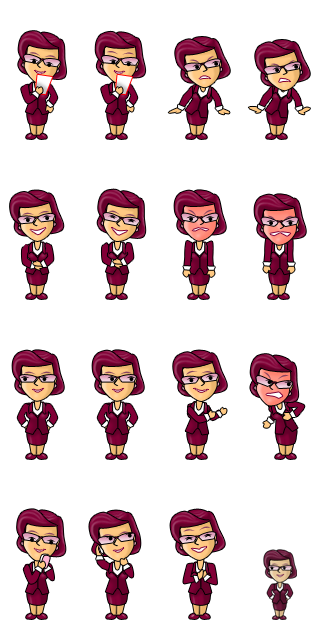
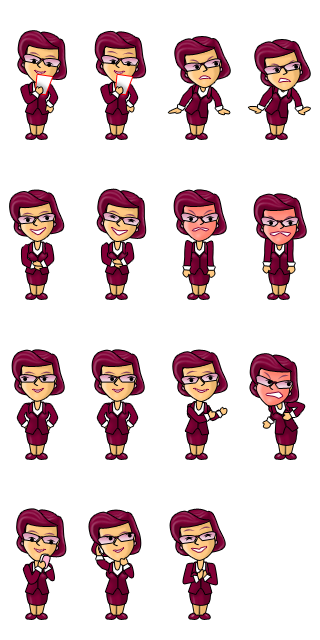
Layer changes from the first 320 x 640 image to the second:
hid "Слой 50" over bbox(263, 549, 297, 620)
